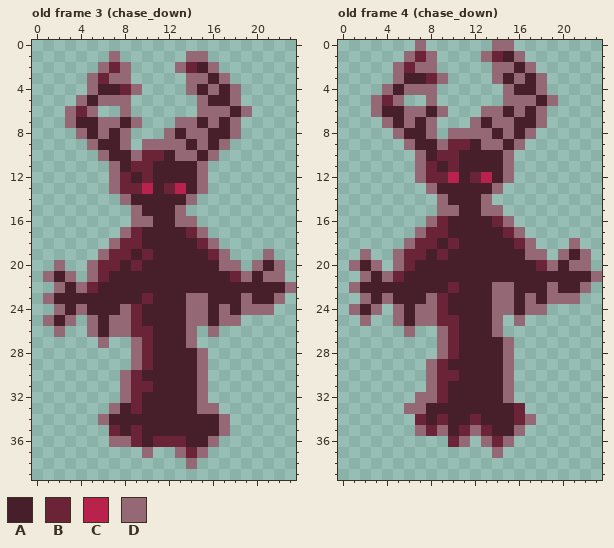
Pixel-art file: art/ghost_chase_down.aseprite. Above: the version before the commit.
24x40 pixels, 4 frames. Shown: old frame 3 (chase_down), old frame 4 (chase_down). The commit also changed other frames, which this record leaves out.
Palette (. is transparent): A #471f2a  B #6b2337  C #b8224c  D #946874
Pixels before, old frame 3 (chase_down), first column x 1:
 1 ......D......DD........
 2 .....DBD....DBAD.......
 3 ....DBDD.....DDAD......
 4 ....DAABD....DADAD.....
 5 ...DADDD......DAAD.....
 6 ..DBD..D......DDDAD....
 7 ..DAADDAD...DDADAD.....
 8 ...DADAD...DADDAAD.....
 9 ....DAAD.DDDDADAD......
10 .....DAADBBADDAD.......
11 ......DABBAAAAD........
12 ......DBABAAAAD........
13 ......DBBCABCAD........
14 .......DAAAAAD.........
15 ........DAAAD..........
16 ........DDAADD.........
17 .......DBAAAABD........
18 ......DBBAAAAABD.......
19 .....DBBABAAAAABD...D..
20 .D..DBBABAAAAAAADD.DAD.
21 DAD.DBAAAAAAAAAAABDADD.
22 .DADBAAAAAAAAAAAAAAAAAD
23 DAAAAAAAABAAADDAAADAAD.
24 .DADAAADBAAAADDADADDD..
25 DAD.DADDBAAAADDADD.....
26 .D..DADDBBAAAD.D.......
27 .....D..DBAAAD.........
28 ........DBAAAAD........
29 ........DBAAAAD........
30 .......DBAAAAAD........
31 .......DBBAAAAD........
32 .......DBAAAAAD........
33 ......DABAAAAADD.......
34 .....DAAAAAAAAAAD......
35 ......BABAAAAAAAD......
36 ......DDBABBBAAD.......
37 .........D..DBD........
38 .............D.........
Pixels before, old frame 4 (chase_down), first column x 1:
 0 ......D......DD........
 1 .....DBD....DBAD.......
 2 ....DBDD.....DDAD......
 3 ....DAABD....DADAD.....
 4 ...DADDD......DAAD.....
 5 ..DBD..D......DDDAD....
 6 ..DAADDAD...DDADAD.....
 7 ...DADAD...DADDAAD.....
 8 ....DAAD.DDDDADAD......
 9 .....DAADBBADDAD.......
10 ......DABBAAAAD........
11 ......DBABAAAAD........
12 ......DBBCABCAD........
13 .......DAAAAAD.........
14 ........DAAAD..........
15 ........DDAADD.........
16 .......DBAAAABD........
17 ......DBBAAAAABD.......
18 .....DBBABAAAAABD...D..
19 .D..DBBABAAAAAAADD.DAD.
20 DAD.DBAAAAAAAAAAABDADD.
21 .DADBAAAAAAAAAAAAAAAAAD
22 DAAAAAAAABAAADDAAADAAD.
23 .DADAAADBAAAADDADADDD..
24 DAD.DADDBAAAADDADD.....
25 .D..DADDBBAAAD.D.......
26 .....D..DBAAAD.........
27 ........DBAAAAD........
28 ........DBAAAAD........
29 .......DBAAAAAD........
30 .......DBBAAAAD........
31 .......DBAAAAAD........
32 ......DDBAAAAAD........
33 .....DDAAAAAAAAB.......
34 ......BABAABAAABD......
35 ......DBDABDBAAD.......
36 .........BD.DBD........
37 .............D.........
And afterwards:
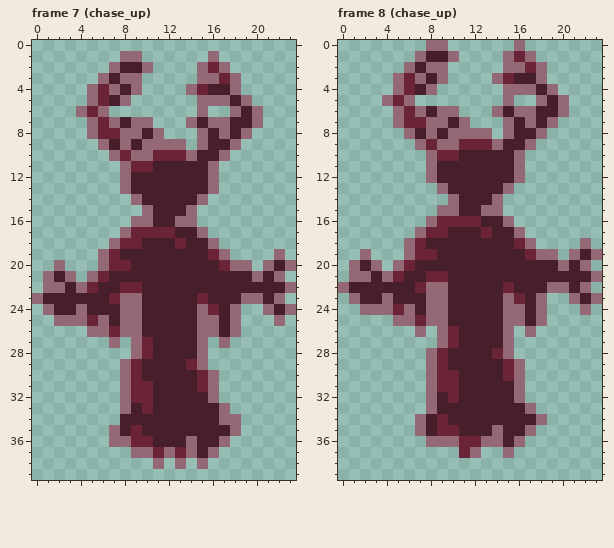
A new or re-ordered frame is compared with the old frame closest to it.
Diff:
frames 4 -> 12
Frame 7 (chase_up) is new; against old frame 3 (chase_down):
y 1: x 7..9 D.. -> .DD; x 14..16 DD. -> ..D
y 2: x 6..10 DBD.. -> .DAAD; x 13..17 DBAD. -> ..DBD
y 3: x 5..7 DBD -> .DA; x 9 . -> D; x 14 D -> .; x 16..18 AD. -> DBD
y 4: x 6..8 AAB -> BDA; x 15..16 AD -> BA
y 5: x 4..7 DADD -> .DBA; x 16..19 AAD. -> DDAD
y 6: x 3..6 DBD. -> .DBD; x 8 D -> .; x 16..20 DDAD. -> ..DAD
y 7: x 3..6 DAAD -> ..DB; x 10 . -> D; x 13 D -> .; x 17..20 AD.. -> DAAD
y 8: x 4..7 DADA -> .DBB; x 9..14 ...DAD -> DAD...; x 17..19 AD. -> DAD
y 9: x 5..6 DA -> .D; x 9 . -> A; x 14 A -> .; x 17..18 D. -> AD
y 10: x 6..8 DAA -> .DB; x 10 B -> D; x 12..13 AD -> BB; x 16..17 D. -> AD
y 11: x 7..8 DA -> .D; x 15..16 D. -> AD
y 12: x 7..8 DB -> .D; x 10 B -> A; x 15..16 D. -> AD
y 13: x 7..10 DBBC -> .DAA; x 12..13 BC -> AA; x 15..16 D. -> AD
y 14: x 8..9 DA -> .D; x 14..15 D. -> AD
y 15: x 9..10 DA -> .D; x 13..14 D. -> AD
y 17: x 10..12 AAA -> BBB; x 14 B -> A
y 18: x 13 A -> B; x 15 B -> A
y 19: x 8 B -> A; x 10 B -> A; x 21..22 D. -> .D
y 20: x 5..6 DB -> .D; x 8..9 AB -> BA; x 17 D -> B; x 19..23 .DAD. -> D.DAD
y 21: x 18..21 BDAD -> AADA
y 22: x 1 . -> D; x 8..9 AA -> BB
y 23: x 0..1 .D -> DA; x 7..10 AAAB -> BDDA; x 14..15 DD -> AB; x 20 A -> D
y 24: x 1..2 .D -> DA; x 9 B -> D; x 14 D -> A; x 16..20 ADADD -> BAD..; x 22..23 .. -> AD
y 25: x 1..2 DA -> .D; x 4..7 .DAD -> DBDA; x 9 B -> D; x 14 D -> A; x 16..17 AD -> DA; x 22 . -> D
y 26: x 2 D -> .; x 6..7 AD -> DB; x 9..10 BB -> DA; x 14..15 D. -> AD; x 17..18 .. -> AD
y 27: x 6..7 D. -> .D; x 14..15 D. -> AD; x 17 . -> D
y 29: x 8..10 .DB -> DBA; x 14 A -> B
y 30..31: x 15..16 D. -> BD
y 32: x 10 A -> B; x 15..16 D. -> AD
y 33: x 7..10 DABA -> .DAB; x 15..17 DD. -> AAD
y 34: x 6..7 DA -> ..; x 18 . -> D
y 35: x 7 B -> D; x 17..18 D. -> AD
y 36: x 10..14 ABBBA -> BAAAD; x 16..17 D. -> AD
y 37: x 9 . -> D; x 11..16 ..DBD. -> BDBDAD
y 38: x 11 . -> D; x 13..15 .D. -> D.D
Frame 8 (chase_up) is new; against old frame 4 (chase_down):
y 0: x 7..9 D.. -> .DD; x 14..16 DD. -> ..D
y 1: x 6..10 DBD.. -> .DAAD; x 13..17 DBAD. -> ..DBD
y 2: x 5..7 DBD -> .DA; x 9 . -> D; x 14 D -> .; x 16..18 AD. -> DBD
y 3: x 6..8 AAB -> BDA; x 15..16 AD -> BA
y 4: x 4..7 DADD -> .DBA; x 16..19 AAD. -> DDAD
y 5: x 3..6 DBD. -> .DBD; x 8 D -> .; x 16..20 DDAD. -> ..DAD
y 6: x 3..6 DAAD -> ..DB; x 10 . -> D; x 13 D -> .; x 17..20 AD.. -> DAAD
y 7: x 4..7 DADA -> .DBB; x 9..14 ...DAD -> DAD...; x 17..19 AD. -> DAD
y 8: x 5..6 DA -> .D; x 9 . -> A; x 14 A -> .; x 17..18 D. -> AD
y 9: x 6..8 DAA -> .DB; x 10 B -> D; x 12..13 AD -> BB; x 16..17 D. -> AD
y 10: x 7..8 DA -> .D; x 15..16 D. -> AD
y 11: x 7..8 DB -> .D; x 10 B -> A; x 15..16 D. -> AD
y 12: x 7..10 DBBC -> .DAA; x 12..13 BC -> AA; x 15..16 D. -> AD
y 13: x 8..9 DA -> .D; x 14..15 D. -> AD
y 14: x 9..10 DA -> .D; x 13..14 D. -> AD
y 16: x 10..12 AAA -> BBB; x 14 B -> A
y 17: x 13 A -> B; x 15 B -> A
y 18: x 8 B -> A; x 10 B -> A; x 21..22 D. -> .D
y 19: x 5..6 DB -> .D; x 8..9 AB -> BA; x 17 D -> B; x 19..23 .DAD. -> D.DAD
y 20: x 18..21 BDAD -> AADA
y 21: x 1 . -> D; x 8..9 AA -> BB
y 22: x 0..1 .D -> DA; x 7..10 AAAB -> BDDA; x 14..15 DD -> AB; x 20 A -> D
y 23: x 1..2 .D -> DA; x 9 B -> D; x 14 D -> A; x 16..20 ADADD -> BAD..; x 22..23 .. -> AD
y 24: x 1..2 DA -> .D; x 4..7 .DAD -> DBDA; x 9 B -> D; x 14 D -> A; x 16..17 AD -> DA; x 22 . -> D
y 25: x 2 D -> .; x 6..7 AD -> DB; x 9..10 BB -> DA; x 14..15 D. -> AD; x 17..18 .. -> AD
y 26: x 6..7 D. -> .D; x 14..15 D. -> AD; x 17 . -> D
y 28: x 8..10 .DB -> DBA; x 14 A -> B
y 29..30: x 15..16 D. -> BD
y 31: x 10 A -> B; x 15..16 D. -> AD
y 32: x 7 D -> .; x 9..10 BA -> AB; x 15..16 D. -> AD
y 33: x 6..8 DDA -> ..D; x 16..17 B. -> AD
y 34: x 7 B -> D; x 12 B -> A; x 16..18 BD. -> AAD
y 35: x 8..14 BDABDBA -> ABBAAAD; x 16..17 D. -> AD
y 36: x 8..12 ..BD. -> DDDBB; x 14..16 BD. -> DAD
y 37: x 11..12 .. -> BD; x 14..15 D. -> .D
Boxes around the changes in both pictures, in picture pixels (x1, y1, x2, y2):
changed: (32, 51, 296, 469)
changed: (338, 40, 602, 458)
